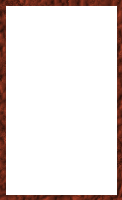
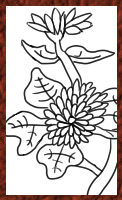
Before/after of a 122 x 200 layered artwork. What changed in the layer stack:
painted on "Layer 7" over [5, 7, 118, 196]
